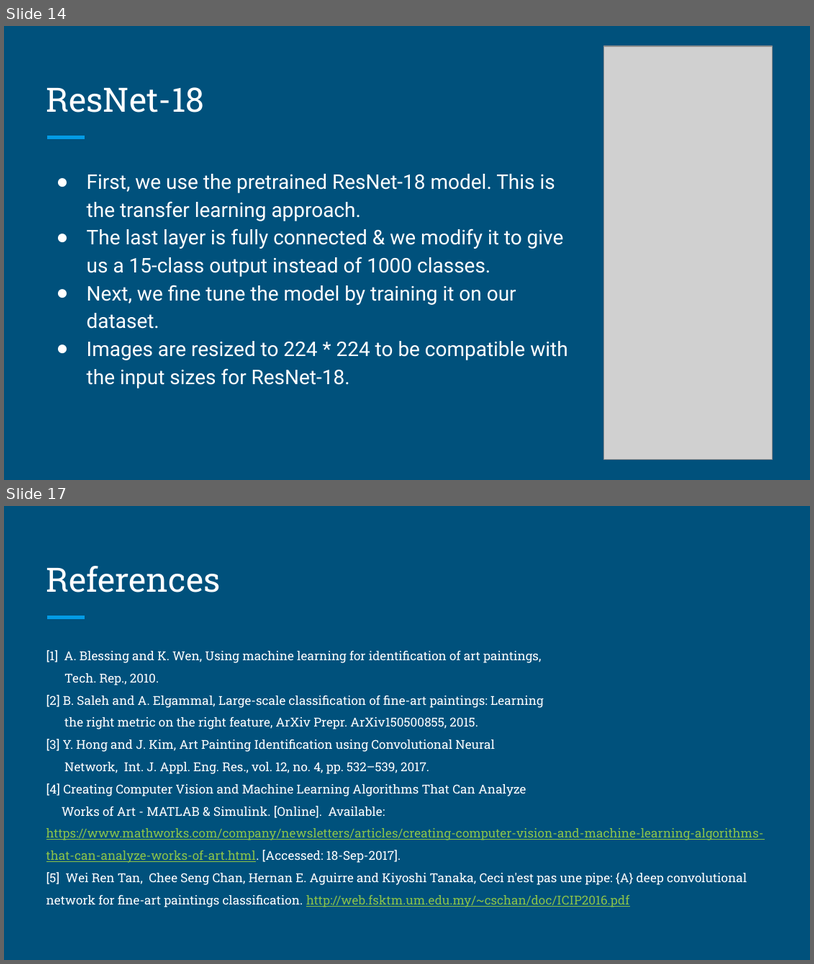
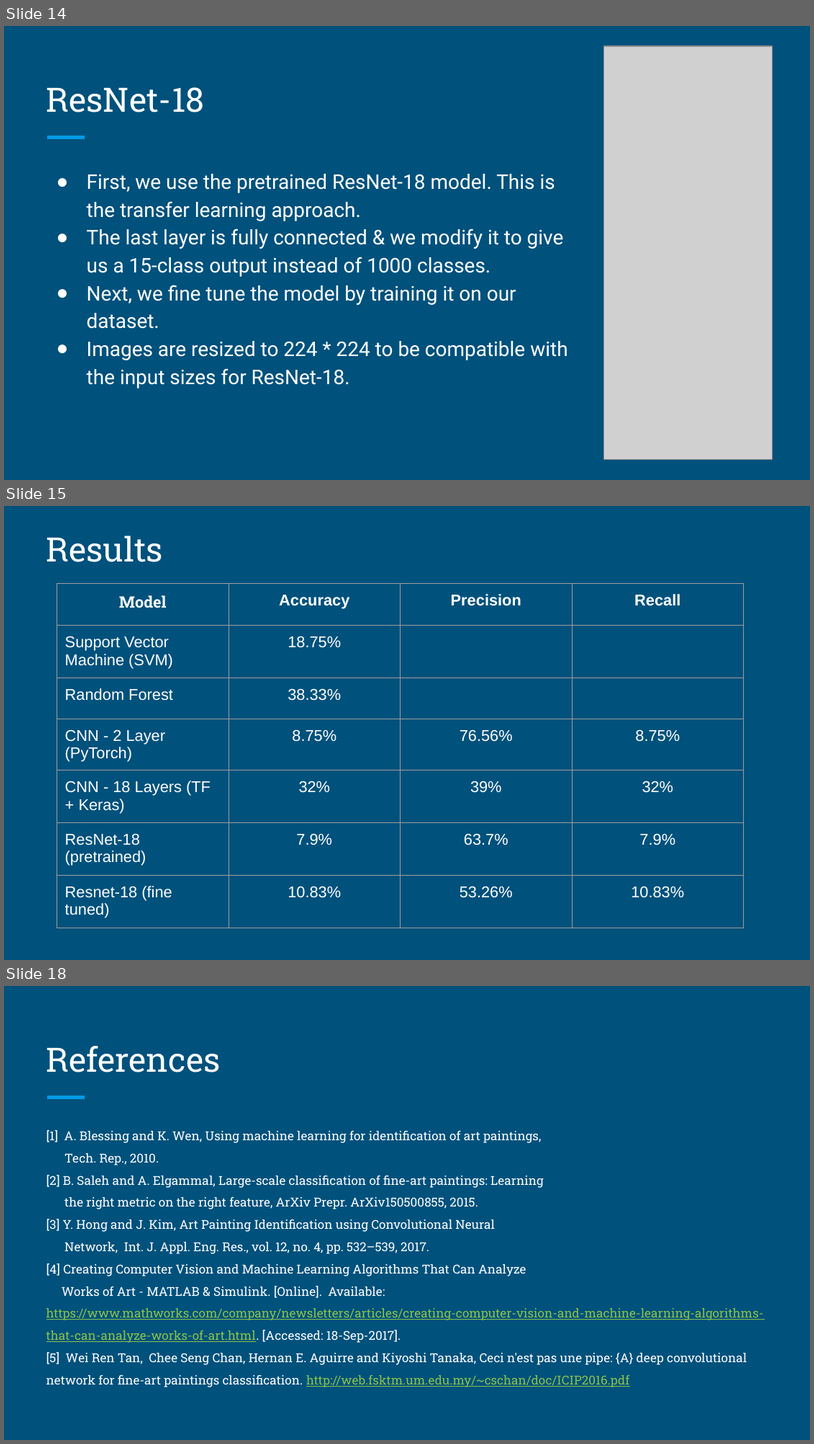
Before and after one commit to bhavika/Frida, a slide deck: CS688_ProjectPresentation.pptx. Shown one above the other, each under a label of ours: slides 14 and 17 before the commit, slides 14, 15 and 18 after it; the slides between them are not shown. The pictures are 814x964 and 814x1444 pixels, drawn with LibreOffice and Linux fonts; fonts in the diff are those of the drawing; grey boxes stand for pictures. Boxes give left, top, right and bottom in pixels: in the first picture for what was removed or moved away, otherwise in the second. Text is boxed around its words. In the diff, an @@ line names an element or a change of style, - is before the commit and + after.

```diff
--- a/CS688_ProjectPresentation.pptx
+++ b/CS688_ProjectPresentation.pptx
@@ slide 15 added at (x1=4, y1=506, x2=810, y2=960), background #00517C @@
@@ title added at (x1=46, y1=536, x2=163, y2=562), 30 pt, text #FFFFFF @@
+Results
@@ table added at (x1=57, y1=584, x2=744, y2=921), 7 rows, 4 columns @@
+Model | Accuracy | Precision | Recall
+Support Vector Machine (SVM) | 18.75% |  | 
+Random Forest | 38.33% |  | 
+CNN - 2 Layer (PyTorch) | 8.75% | 76.56% | 8.75%
+CNN - 18 Layers (TF + Keras) | 32% | 39% | 32%
+ResNet-18 (pretrained) | 7.9% | 63.7% | 7.9%
+Resnet-18 (fine tuned) | 10.83% | 53.26% | 10.83%
@@ what was slide 17 is now slide 18 @@
```
Also in this commit, not shown: 7 slides changed, 2 other slides added, 2 slides removed, 1 other file.
